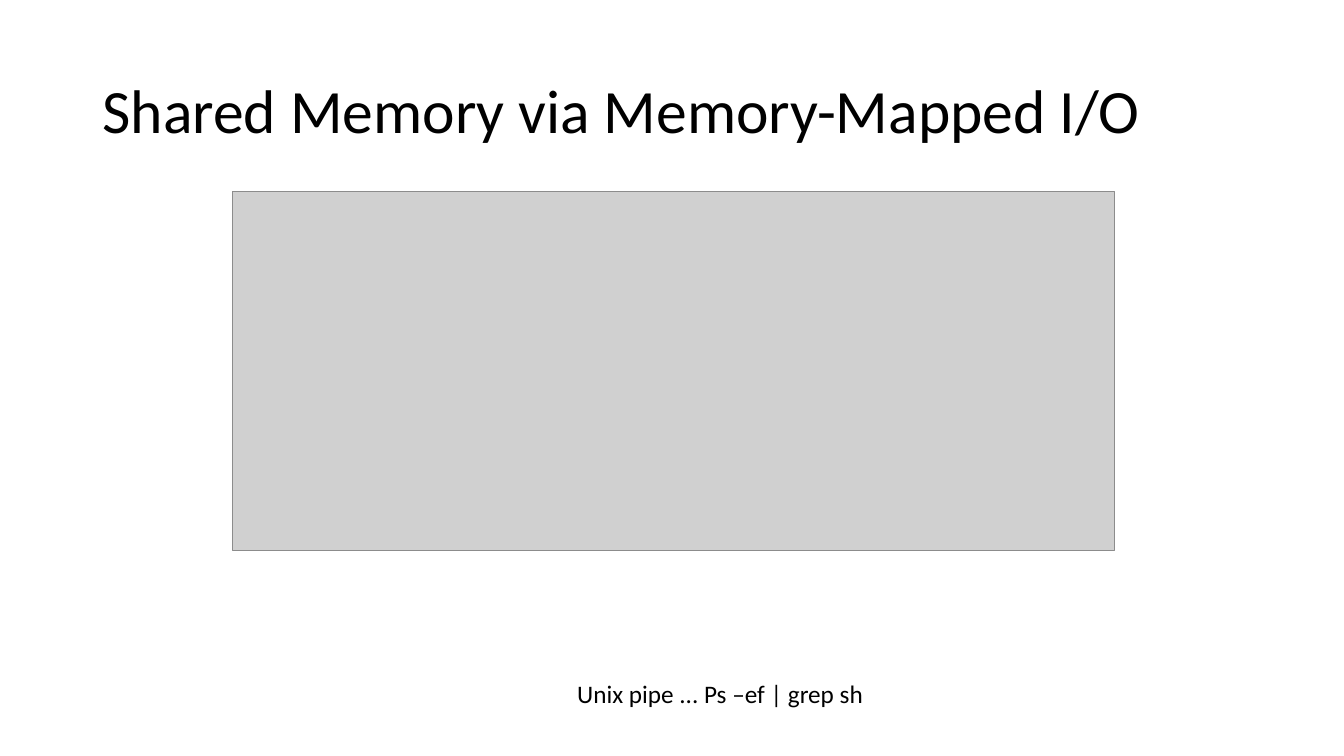
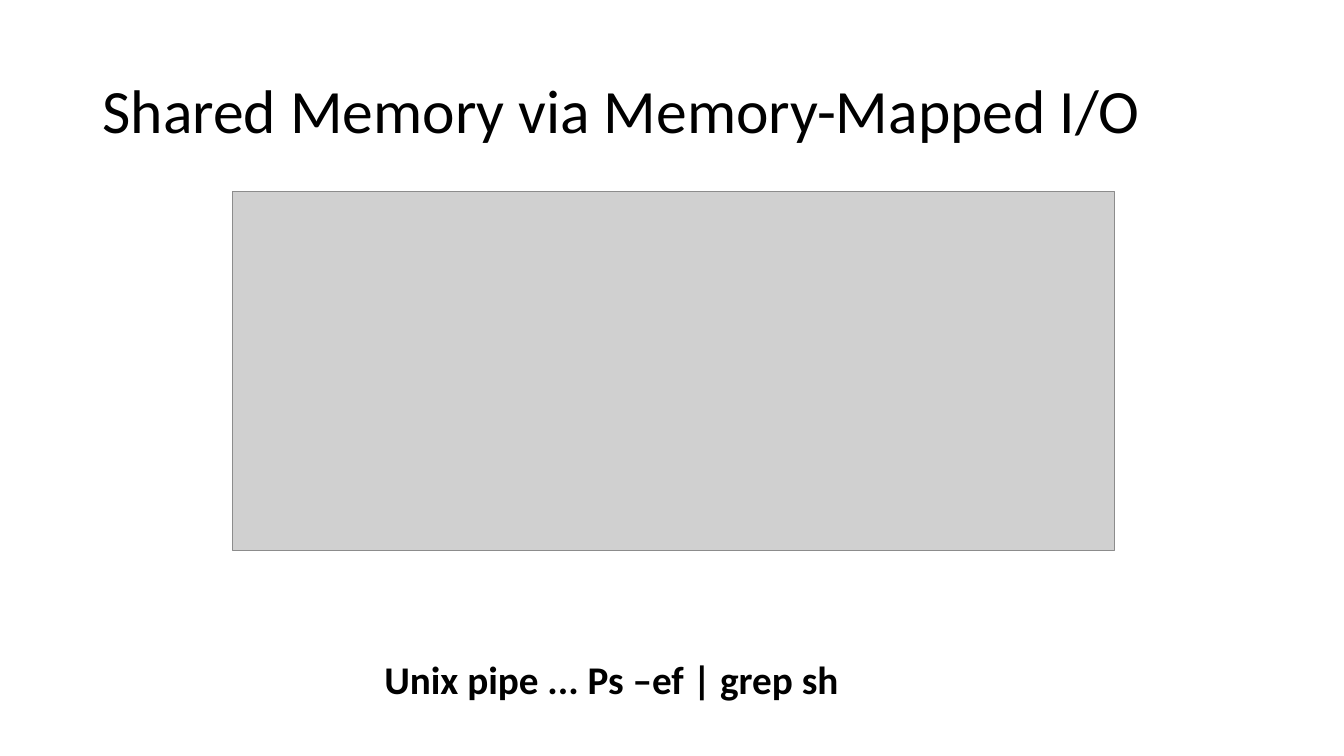
Before and after one commit to jb23lm87/OS-prednasky, a slide deck: slide 54 of OS 5 Správa pamäti II.pptx. Drawn at 1344x756 pixels with LibreOffice and Linux fonts; fonts in the diff are those of the drawing; grey boxes stand for pictures. Boxes give left, top, right and bottom in pixels: in the first picture for what was removed or moved away, otherwise in the second. Text is boxed around its words. In the diff, an @@ line names an element or a change of style, - is before the commit and + after.

```diff
--- a/OS 5 Správa pamäti II.pptx
+++ b/OS 5 Správa pamäti II.pptx
@@ text "Unix pipe ... Ps –ef ...": place and size @@
-text "Unix pipe ... Ps –ef ..." at box(577, 685, 863, 708)
+text "Unix pipe ... Ps –ef ..." at box(384, 666, 839, 701)
@@ text "Unix pipe ... Ps –ef ..." at box(384, 666, 839, 701): size 18 to 28 pt, bold on @@
```
Also in this commit, not shown: 6 other slides changed.
